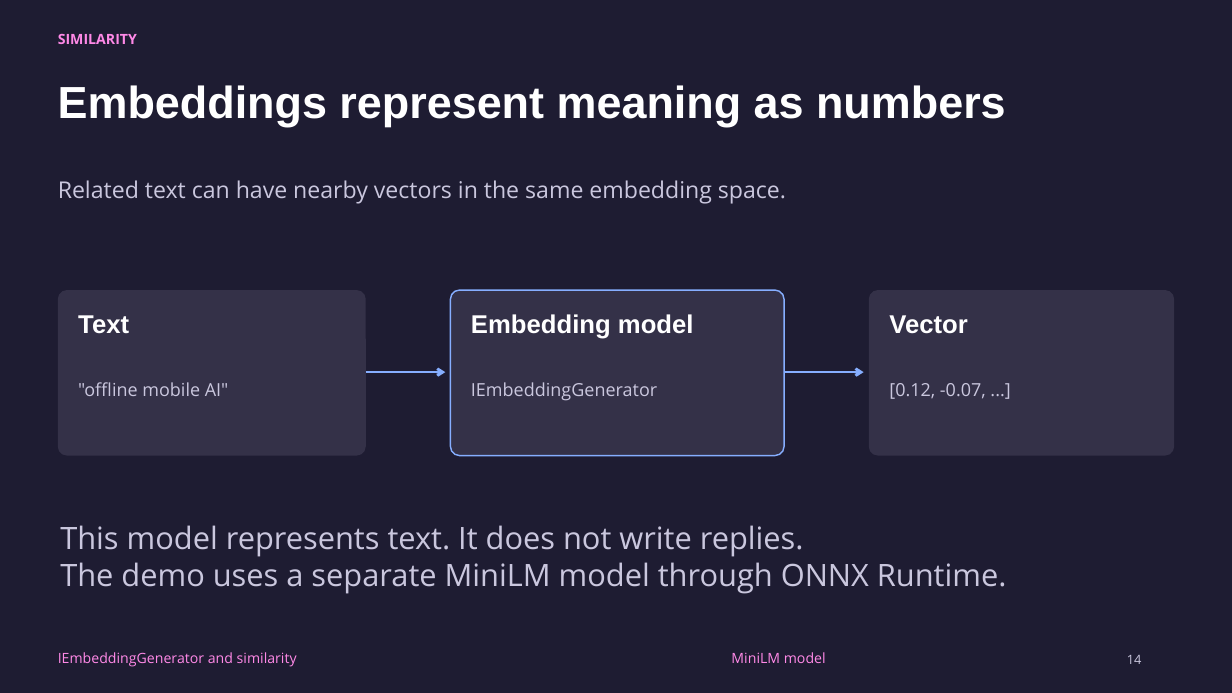
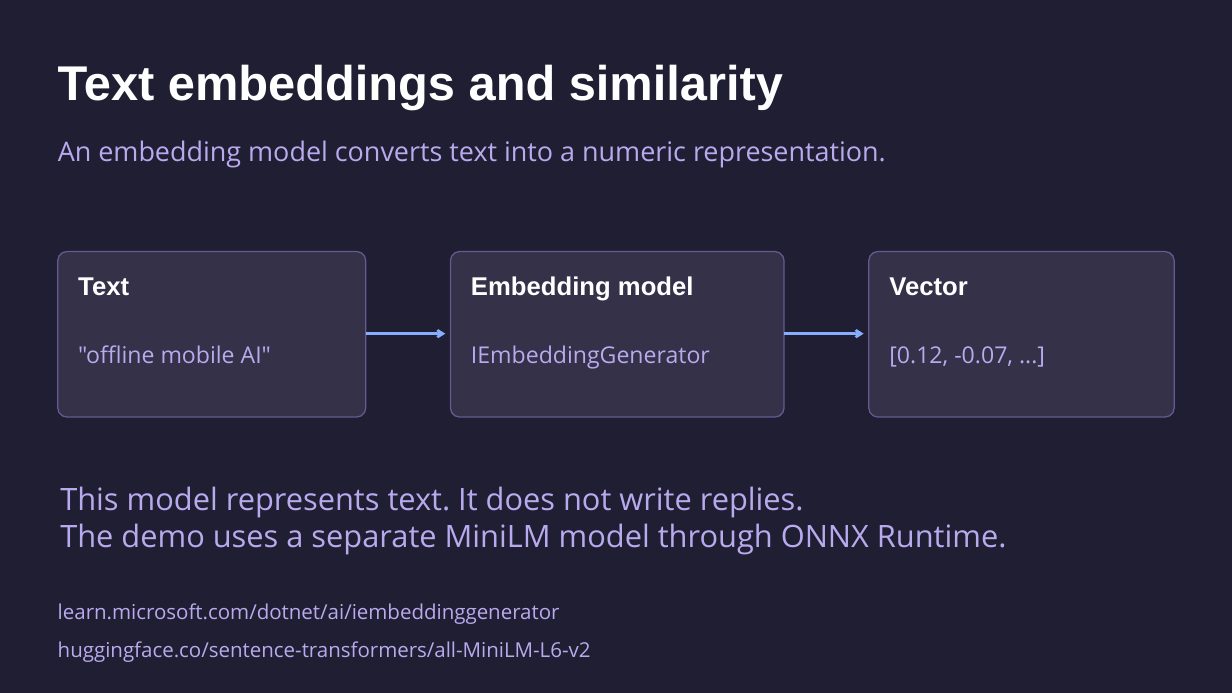
Before and after one commit to mattleibow/dotnetconf2026, a slide deck: slide 14 of slides.pptx. Drawn at 1232x693 pixels with LibreOffice and Linux fonts; fonts in the diff are those of the drawing. Boxes give left, top, right and bottom in pixels: in the first picture for what was removed or moved away, otherwise in the second. Text is boxed around its words. In the diff, an @@ line names an element or a change of style, - is before the commit and + after.

```diff
--- a/slides.pptx
+++ b/slides.pptx
@@ background #1E1C32 to #1F1E32 @@
@@ text removed at (58, 34, 137, 44) @@
-SIMILARITY
@@ text at (58, 64, 783, 109): text changed; size 35 to 38 pt @@
-Embeddings represent meaning as numbers
+Text embeddings and similarity
@@ text at (58, 140, 886, 168): text changed; size 18 to 21 pt; text colour #CAC7DE to #B9AAEE @@
-Related text can have nearby vectors in the same embedding space.
+An embedding model converts text into a numeric representation.
@@ rounded rectangle at (57, 251, 365, 417): outline none to #665A91 1 pt @@
@@ rounded rectangle at (451, 251, 785, 417): outline #86AEFF 1.1 pt to #665A91 1 pt @@
@@ 7 texts, 3 rounded rectangles, 2 arrows: place and size @@
-7 texts, 3 rounded rectangles, 2 arrows at (57, 290, 1175, 594)
+7 texts, 3 rounded rectangles, 2 arrows at (57, 251, 1175, 555)
@@ rounded rectangle at (869, 251, 1175, 417): outline none to #665A91 1 pt @@
@@ size 14 to 18 pt, text colour #CAC7DE to #B9AAEE in 3 elements at (78, 345, 271, 363), (471, 345, 710, 368), (889, 346, 1013, 367) @@
@@ text "This model represents text. It ..." at (60, 486, 1007, 555): text colour #CAC7DE to #B9AAEE @@
@@ text added at (58, 603, 560, 624), 16 pt, text #B9AAEE @@
+learn.microsoft.com/dotnet/ai/iembeddinggenerator
@@ text removed at (58, 652, 297, 667) @@
-IEmbeddingGenerator and similarity
@@ text added at (58, 641, 591, 662), 16 pt, text #B9AAEE @@
+huggingface.co/sentence-transformers/all-MiniLM-L6-v2
@@ text removed at (731, 652, 826, 663) @@
-MiniLM model
@@ text removed at (1127, 655, 1142, 664) @@
-14
```
Also in this commit, not shown: 26 other slides changed, 8 slides added, 6 slides removed.
